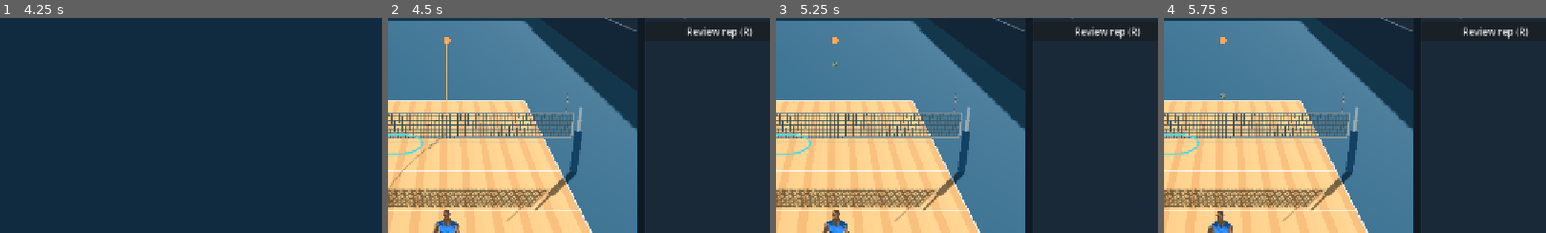
Above: before the commit, frames 1-4 (left to right).
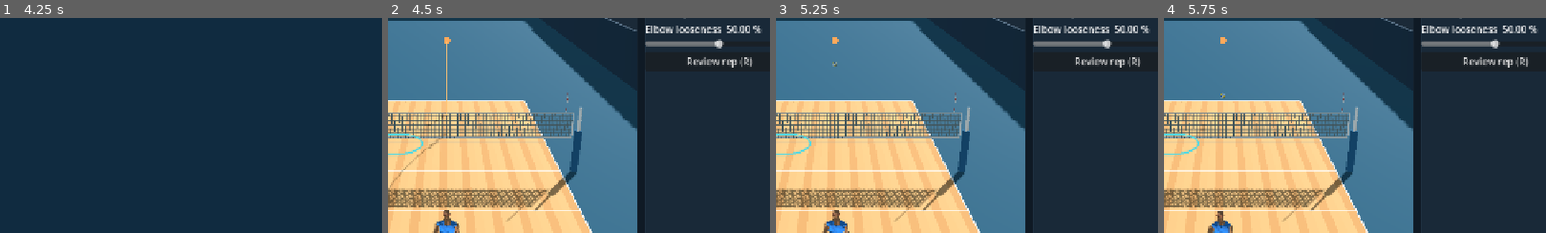
Above: after the commit, the same moments.

Repository: foreandr/volleyball
Game: Godot game, scene res://scenes/main.tscn
Same seed, same stepped clock (60 frames per second), same inputs: the game is played once before the commit and once after it. Sound files missing from this copy of the repository are replaced by a short silence.
Inputs:
- Up to frame 1 (4.25 s): click "Simulate" at 0.5 s; click "Balanced" at 1.25 s; click "Back" at 2 s; click "Drills" at 2.75 s; click "Passing" at 3.5 s
- Up to frame 2 (4.5 s): click "Pass to Target" at 4.25 s
- Up to frame 3 (5.25 s): click "Launch ball" at 5 s
- Up to frame 4 (5.75 s): no input
The pictures show only the part of the screen within x 45-95%, y 28-78%; the shares and areas given below are measured in that part.

Frame 1 is identical in both runs. In frame 2, 1.9% of the frame differs, in the area x 67-98%, y 3-24%; in frame 3, 1.9%; in frame 4, 1.9%.
Error in both runs: Invalid access to property or key 'visible' on a base object of type 'Nil'. (res://scripts/story_animations.gd:1192)

Commit message:
Add a saved elbow looseness slider to Passing Drill

Diff:
--- a/scripts/passing_drill.gd
+++ b/scripts/passing_drill.gd
@@ -105,6 +105,8 @@
 	add_slider(host,left,"speed_scale","Slow motion","%",10,100,5,100,func(v): playback_speed = v*0.01)
 	add_slider(host,parent,"target_height","Target height","m",0.15,4.5,0.05,target.y,func(v): target.y = v)
 	add_slider(host,parent,"skill","Passing skill","%",0,100,1,game.passing_skill,func(v): game.passing_skill = v)
+	add_slider(host,parent,"elbow_looseness","Elbow looseness","%",0,100,1,50,func(v):
+		game.players[RECEIVER].get_pose_author().reception_elbow_looseness = v*0.01)
 	left.add_child(host.label("Ball feed",19))
 	add_slider(host,left,"source_y","Source height","m",0.3,7.0,0.05,source.y,func(v): source.y = v)
 	add_slider(host,left,"heading","Direction","°",-180,180,1,heading,func(v): heading = v)
--- a/scripts/reception_platform_pose.gd
+++ b/scripts/reception_platform_pose.gd
@@ -37,7 +37,9 @@
 		var hand: String = "hand_"+side
 		var old_hand: Transform3D = author.world_pose(original,rig.find_bone(hand))
 		var target := grip+(left_hand if side == "l" else right_hand)
-		var pole := lateral*(0.32 if side == "l" else -0.32)+Vector3.DOWN*0.55+forward*0.30
+		var looseness: float = author.reception_elbow_looseness
+		var outward := lerpf(-0.18,0.82,looseness)
+		var pole := lateral*(outward if side == "l" else -outward)+Vector3.DOWN*0.55+forward*0.30
 		if dive: pole = lateral*(-0.62 if side == "l" else 0.62)+Vector3.DOWN*0.24+forward*0.46
 		var upper_before: Transform3D = author.world_pose(pose,rig.find_bone(arm))
 		var lower_before: Transform3D = author.world_pose(pose,rig.find_bone(elbow))
--- a/tools/animation_author.gd
+++ b/tools/animation_author.gd
@@ -5,6 +5,7 @@
 var baseline: Array = []
 var feet := {}
 var recipe: Dictionary
+var reception_elbow_looseness := 0.5
 
 func _init(skeleton: Skeleton3D, starting_pose: Animation) -> void:
 	rig = skeleton
